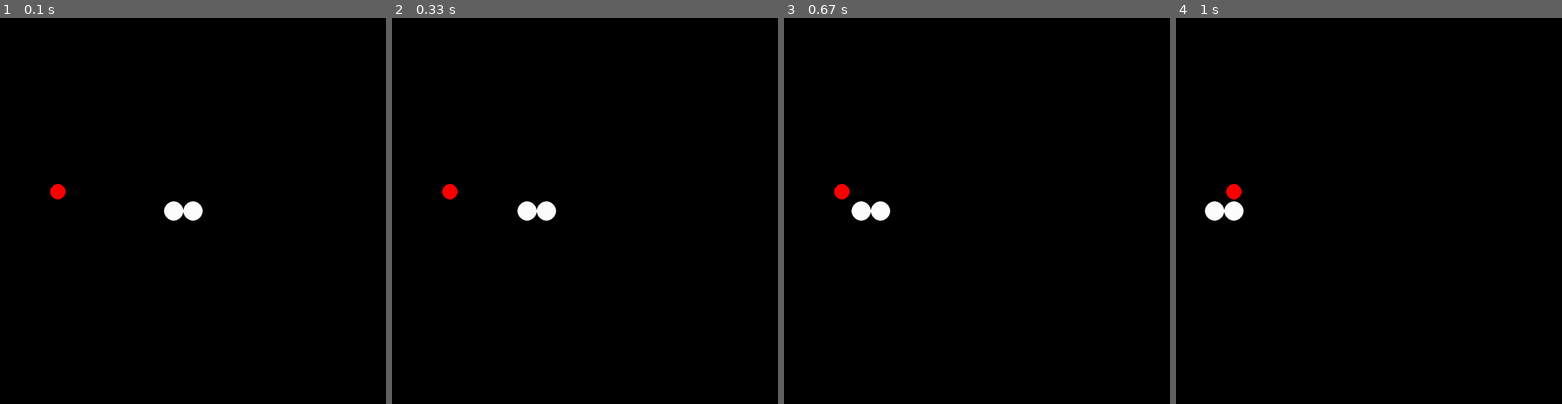
Above: before the commit, frames 1-4 (left to right).
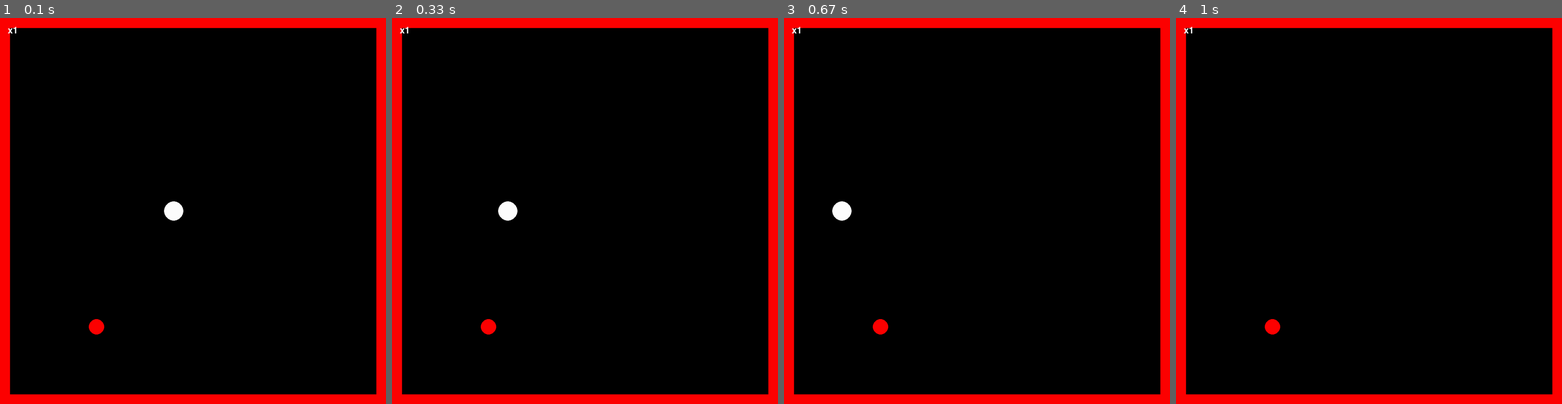
Above: after the commit, the same moments.

Repository: ipazzxyz/pygame-snake
Game: pygame game, started from snake.py
Same seed, same stepped clock (60 frames per second), same inputs: the game is played once before the commit and once after it.
Inputs:
- Up to frame 1 (0.1 s): no input
- Up to frame 2 (0.33 s): no input
- Up to frame 3 (0.67 s): tap Enter at 0.33 s
- Up to frame 4 (1 s): no input

The runs differ from the first frame. In frame 1, 11% of the frame differs, in the area x 0-100%, y 0-100%; in frame 2, 11%; in frame 3, 11%; in frame 4, 11%.

Commit message:
Update snake.py

Diff:
--- a/snake.py
+++ b/snake.py
@@ -1,6 +1,7 @@
 import pygame
 from random import randint
 pygame.init()
+pygame.font.init()
 
 white = (255, 255, 255)
 red = (255, 0, 0)
@@ -9,10 +10,10 @@
 screen = pygame.display.set_mode((1000, 1000))
 direction = 0
 move = [(-50, 0), (0, -50), (50, 0), (0, 50)]
-snake = [[500, 500], [550, 500]]
-clock = pygame.time.Clock()
+snake = [[500, 500]]
 game_over = False
-fruit = [randint(1, 10) * 50, randint(1, 10) * 50]
+fruit = [randint(2, 18) * 50, randint(2, 18) * 50]
+count = 1
 
 while not game_over:
     for event in pygame.event.get():
@@ -21,13 +22,13 @@
         elif event.type == pygame.KEYDOWN:
             if event.key == pygame.K_ESCAPE:
                 game_over = True
-            elif event.key == pygame.K_a:
+            elif event.key == pygame.K_a and (direction == 1 or direction == 3):
                 direction = 0
-            elif event.key == pygame.K_w:
+            elif event.key == pygame.K_w and (direction == 0 or direction == 2):
                 direction = 1
-            elif event.key == pygame.K_d:
+            elif event.key == pygame.K_d and (direction == 1 or direction == 3):
                 direction = 2
-            elif event.key == pygame.K_s:
+            elif event.key == pygame.K_s and (direction == 0 or direction == 2):
                 direction = 3
 
     snake[-1][0] = snake[0][0] + move[direction][0]
@@ -36,21 +37,26 @@
     for i in range(len(snake) - 1, 0, -1):
         snake[i] = snake[i - 1]
     snake[0] = temp
-    if snake[0][0] < 0 or snake[0][0] > 1000 or snake[0][1] < 0 or snake[0][1] > 1000:
+    if snake[0][0] < 50 or snake[0][0] > 950 or snake[0][1] < 50 or snake[0][1] > 950:
         game_over = True
     if snake[0] in snake[1:]:
         game_over = True
     if snake[0][0] == fruit[0] and snake[0][1] == fruit[1]:
+        count += 1
         snake += [[fruit[0], fruit[1]]]
         while fruit in snake:
-            fruit = [randint(1, 19) * 50, randint(1, 19) * 50]
-
+            fruit = [randint(2, 18) * 50, randint(2, 18) * 50]
     screen.fill(black)
     pygame.draw.circle(screen, red, fruit, 20)
     for i in range(len(snake)):
         pygame.draw.circle(screen, white, snake[i], 25)
+    pygame.draw.polygon(screen, red, [(0, 0), (0, 25), (1000, 25), (1000, 0)])
+    pygame.draw.polygon(screen, red, [(0, 0), (25, 0), (25, 1000), (0, 1000)])
+    pygame.draw.polygon(screen, red, [(1000, 1000), (975, 1000), (975, 0), (1000, 0)])
+    pygame.draw.polygon(screen, red, [(1000, 1000), (1000, 975), (0, 975), (0, 1000)])
+    screen.blit(pygame.font.Font(None, 36).render(str('x' + str(count)), True, white), (20, 20))
     pygame.display.update()
-    clock.tick(8)
-
+    pygame.time.Clock().tick(10)
+print("Game ended with score ", count, "!", sep='')
 pygame.quit()
 quit()
